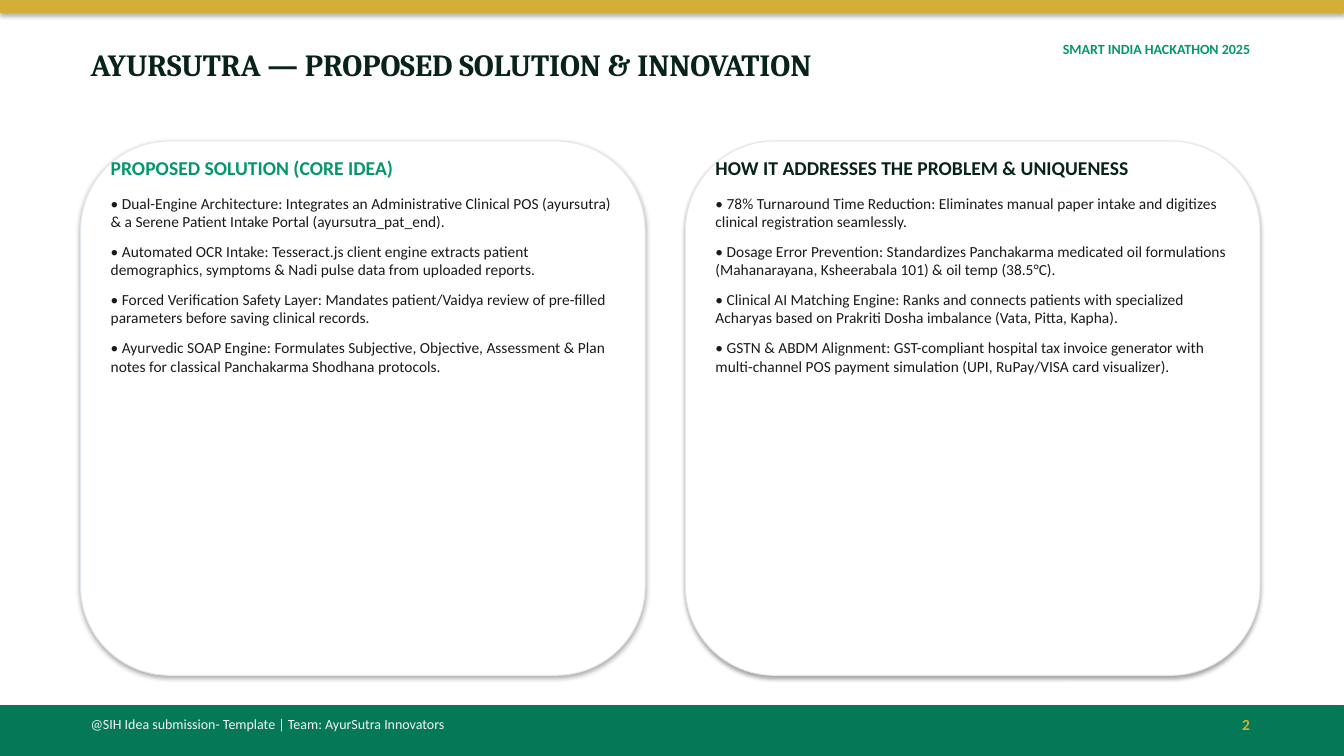
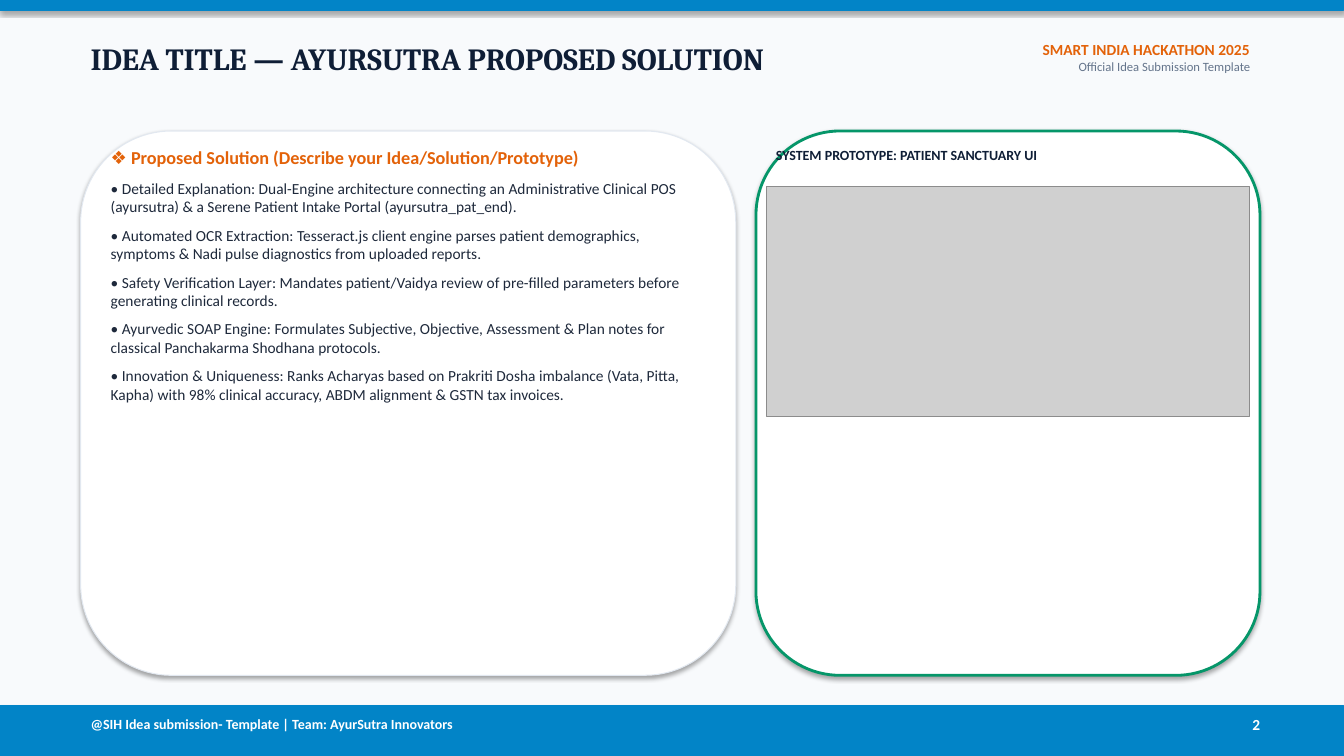
Before and after one commit to 2025ucp1468-Mayank/SIH_PROJECT, a slide deck: slide 2 of SIH_ppt.pptx. Drawn at 1344x756 pixels with LibreOffice and Linux fonts; fonts in the diff are those of the drawing; grey boxes stand for pictures. Boxes give left, top, right and bottom in pixels: in the first picture for what was removed or moved away, otherwise in the second. Text is boxed around its words. In the diff, an @@ line names an element or a change of style, - is before the commit and + after.

Commit message:
Format SIH_ppt.pptx and SIH_ppt.ppt with effortless clean light-theme styling and SIH official template structure

```diff
--- a/SIH_ppt.pptx
+++ b/SIH_ppt.pptx
@@ rectangle at (0,0,1344,10): fill #D4AF37 to #0284C7; outline #D4AF37 0.75 pt to #0284C7 0.75 pt @@
@@ rectangle added at (0,0,1344,756), fill #F8FAFC @@
@@ text at (91,49,764,71): text changed; text colour #082419 to #0F1E36 @@
-AYURSUTRA — PROPOSED SOLUTION & INNOVATION
+IDEA TITLE — AYURSUTRA PROPOSED SOLUTION
@@ text "SMART INDIA HACKATHON 2025": place and size @@
-text "SMART INDIA HACKATHON 2025" at (1063,45,1250,54)
+text "SMART INDIA HACKATHON 2025" at (1043,45,1250,73)
@@ text at (1043,45,1249,55): size 10 to 11 pt, text colour #059669 to #E36209 in "SMART INDIA HACKATHON 2025" @@
@@ text at (1079,62,1250,73): paragraph added @@
+Official Idea Submission Template
@@ rounded rectangle: place and size @@
-rounded rectangle at (81,141,645,676)
+rounded rectangle at (81,131,736,676)
@@ text "❖ Proposed Solution (Describe your ...": place and size @@
-text "❖ Proposed Solution (Describe your ..." at (111,160,610,375)
+text "❖ Proposed Solution (Describe your ..." at (111,150,679,403)
@@ rounded rectangle: place and size @@
-rounded rectangle at (686,141,1260,676)
+rounded rectangle at (756,131,1260,676)
@@ rounded rectangle at (756,131,1260,676): outline #E2E8F0 0.75 pt to #059669 2 pt @@
@@ text added at (776,148,1037,163), 10 pt, text #0F1E36, bold @@
+SYSTEM PROTOTYPE: PATIENT SANCTUARY UI
@@ text at (111,150,679,309): text changed; text colour #1C1917 to #1E293B @@
-PROPOSED SOLUTION (CORE IDEA)
-• Dual-Engine Architecture: Integrates an Administrative Clinical POS (ayursutra) & a Serene Patient Intake Portal (ayursutra_pat_end).
-• Automated OCR Intake: Tesseract.js client engine extracts patient demographics, symptoms & Nadi pulse data from uploaded reports.
-• Forced Verification Safety Layer: Mandates patient/Vaidya review of pre-filled parameters before saving clinical records.
+❖ Proposed Solution (Describe your Idea/Solution/Prototype)
+• Detailed Explanation: Dual-Engine architecture connecting an Administrative Clinical POS (ayursutra) & a Serene Patient Intake Portal (ayursutra_pat_end).
+• Automated OCR Extraction: Tesseract.js client engine parses patient demographics, symptoms & Nadi pulse diagnostics from uploaded reports.
+• Safety Verification Layer: Mandates patient/Vaidya review of pre-filled parameters before generating clinical records.
@@ text removed at (715,162,1226,375) @@
-HOW IT ADDRESSES THE PROBLEM & UNIQUENESS
-• 78% Turnaround Time Reduction: Eliminates manual paper intake and digitizes clinical registration seamlessly.
-• Dosage Error Prevention: Standardizes Panchakarma medicated oil formulations (Mahanarayana, Ksheerabala 101) & oil temp (38.5°C).
-• Clinical AI Matching Engine: Ranks and connects patients with specialized Acharyas based on Prakriti Dosha imbalance (Vata, Pitta, Kapha).
-• GSTN & ABDM Alignment: GST-compliant hospital tax invoice generator with multi-channel POS payment simulation (UPI, RuPay/VISA card visualizer).
@@ picture added at (766,187,1250,416) @@
@@ text at (111,323,665,356): text colour #1C1917 to #1E293B in "• Ayurvedic SOAP Engine: Formulates Subjective, Objective, ..."; less space between paragraphs @@
@@ text at (111,370,679,403): paragraph added @@
+• Innovation & Uniqueness: Ranks Acharyas based on Prakriti Dosha imbalance (Vata, Pitta, Kapha) with 98% clinical accuracy, ABDM alignment & GSTN tax invoices.
@@ rectangle at (0,706,1344,756): fill #047857 to #0284C7; outline #047857 0.75 pt to #0284C7 0.75 pt @@
@@ text "@SIH Idea submission- Template | ..." at (91,719,453,732): text colour #F5F5F4 to #FFFFFF, bold on @@
@@ text "2": place and size @@
-text "2" at (1242,720,1250,730)
+text "2" at (1252,720,1260,730)
@@ text "2" at (1252,720,1260,730): text colour #D4AF37 to #FFFFFF @@
```
Also in this commit, not shown: 4 other slides changed, 1 slide added, 1 slide removed.
